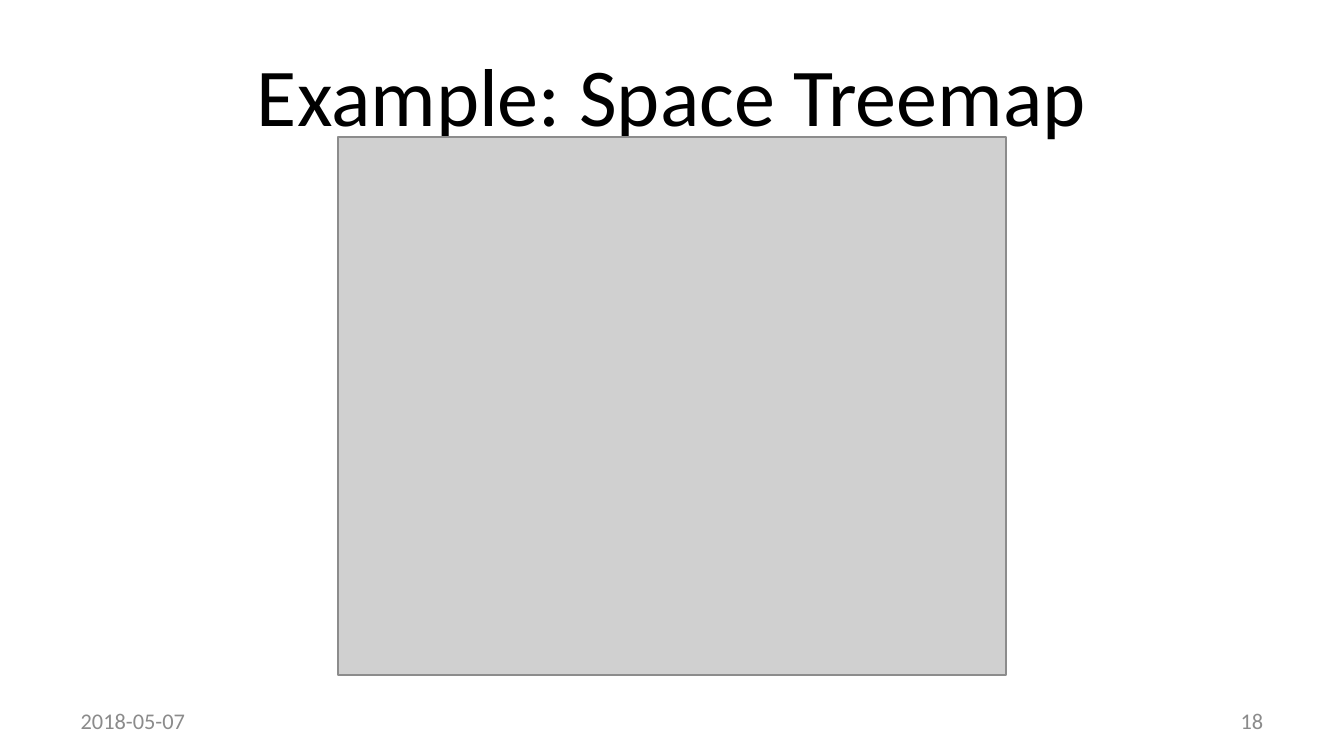
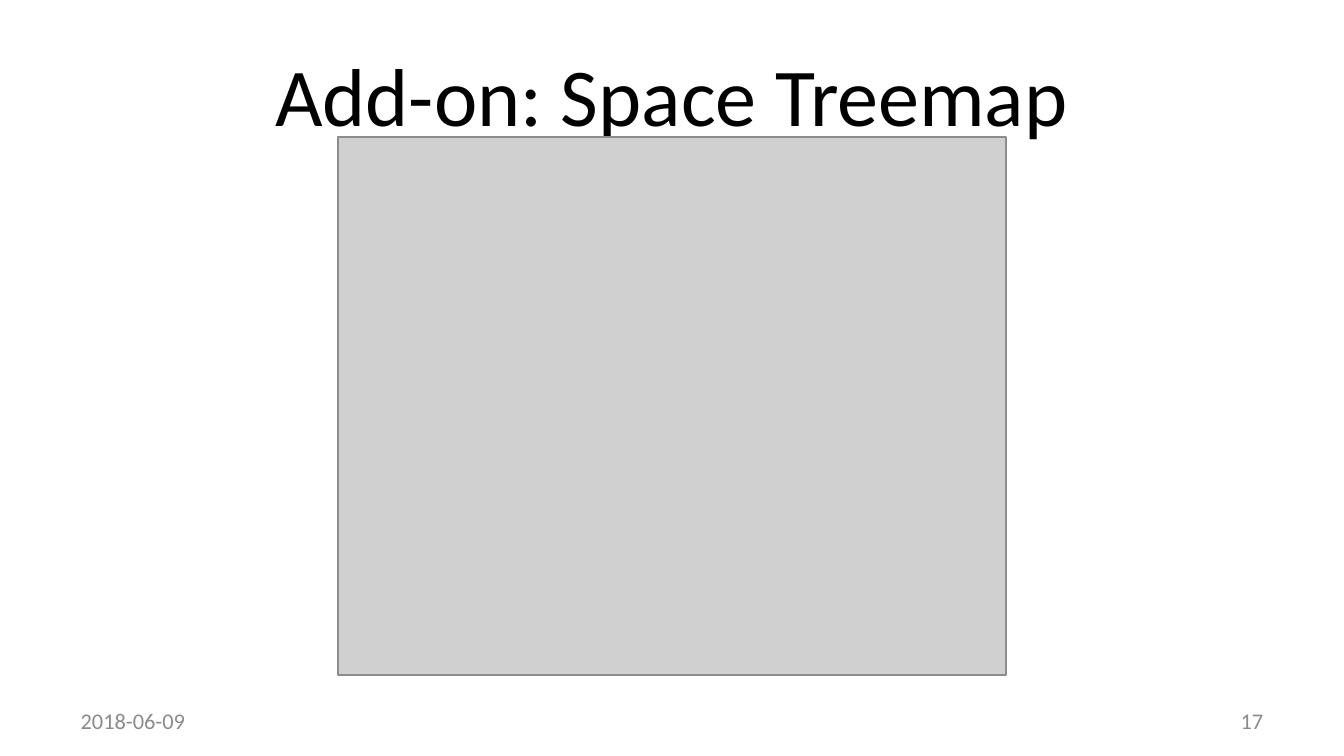
Before and after one commit to method5/method5.github.io, a slide deck: slide 17 of presentations/Method5 Remote Execution - KSCOPE 18 Jon Heller.pptx (slide 18 before the commit). Drawn at 1344x756 pixels with LibreOffice and Linux fonts; fonts in the diff are those of the drawing; grey boxes stand for pictures; background and template pictures are left out. Boxes give left, top, right and bottom in pixels: in the first picture for what was removed or moved away, otherwise in the second. Text is boxed around its words. In the diff, an @@ line names an element or a change of style, - is before the commit and + after.

```diff
--- a/presentations/Method5 Remote Execution - KSCOPE 18 Jon Heller.pptx
+++ b/presentations/Method5 Remote Execution - KSCOPE 18 Jon Heller.pptx
@@ title at [275,69,1067,145]: text changed @@
-Example: Space Treemap
+Add-on: Space Treemap
@@ text at [81,714,185,729]: text changed @@
-2018-05-07
+2018-06-09
@@ page number at [1241,714,1264,729]: text changed @@
-18
+17
```
Also in this commit, not shown: 22 other slides changed, 3 slides added, 2 slides removed.
